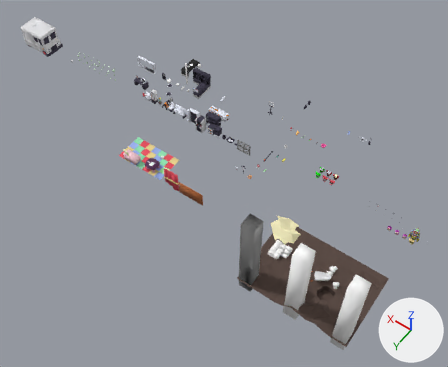
The Blender file fnat.blend as it was, and as the next commit left it.
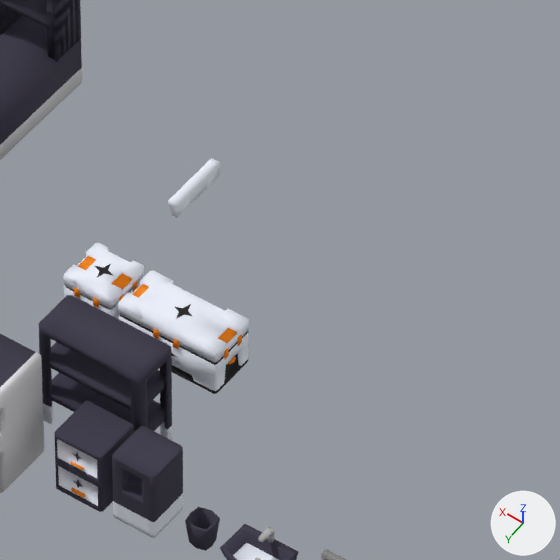
The first picture shows the older version from a camera (50 mm lens) standing at (-5.1, 45.1, 61.9) and looking at (23.5, 5.2, -0.9). The close-ups show the older and then the newer version on the part from 45% to 59% of the width and 21% to 38% of the height of that picture. Only the edits that show in the close-ups are written down. Every picture has the same lights, and +X, +Y and +Z are marked at lower right.

In view in the first close-up: 'arcade', 'basket', 'crate', 'crate_big', 'light_a', 'shelf', 'sink', 'table_hourse', 'table_mas', 'table_shelf', 'water_cooler' and 1 more.
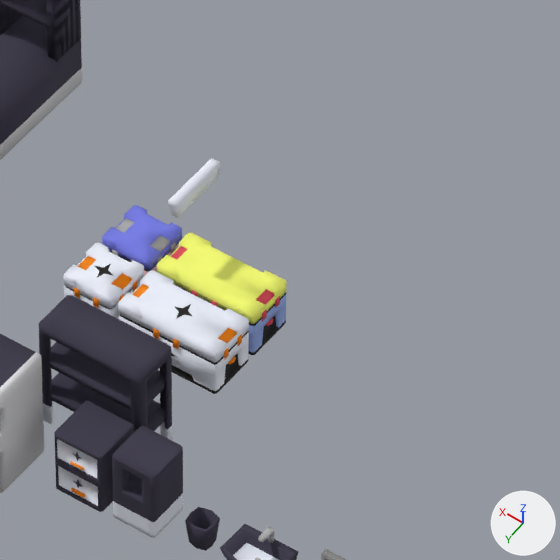
Pixel boxes [x1, y1, x2, y2] of what changed, in the close-ups (560 x 560 px):
'crate_big_mega', added (yellow): after [157, 233, 287, 355]
'crate_mega', added (blue): after [102, 205, 182, 276]

What changed in the scene script:
```text
Add me_crate_big_mega:
    me_crate_big_mega.from_pydata(...)  # 97 vertices, 73 faces; spans x -0.948..0.0, y 0.0..0.462, z 0.0..0.88
    me_crate_big_mega.polygons.foreach_set('use_smooth', [True] * 73)
    me_crate_big_mega.materials.append(mat_color_pallete)  # picture img_color_pallete_png
Add me_crate_mega:
    me_crate_mega.from_pydata(...)  # 97 vertices, 73 faces; spans x -0.485..0.0, y 0.0..0.462, z 0.0..0.878
    me_crate_mega.polygons.foreach_set('use_smooth', [True] * 73)
    me_crate_mega.materials.append(mat_color_pallete)  # picture img_color_pallete_png
Add ob_crate_big_mega:
    ob_crate_big_mega = bpy.data.objects.new('crate_big_mega', me_crate_big_mega)
    ob_crate_big_mega.location = (30.0, -4.5, 0.0)
    _m = ob_crate_big_mega.modifiers.new('Mirror', 'MIRROR')
    _m.use_axis = (True, True, False)
    _m.use_clip = True
Add ob_crate_mega:
    ob_crate_mega = bpy.data.objects.new('crate_mega', me_crate_mega)
    ob_crate_mega.location = (31.5, -4.5, 0.0)
    _m = ob_crate_mega.modifiers.new('Mirror', 'MIRROR')
    _m.use_axis = (True, True, False)
    _m.use_clip = True
```
